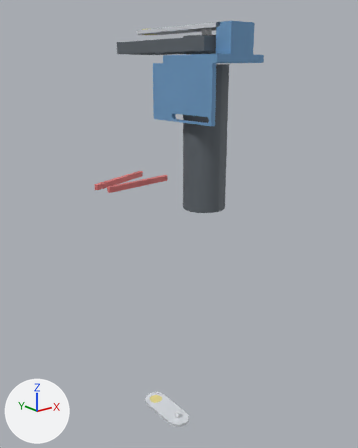
The glTF model cad/advantagescope/Robot_BIOBUZZ/model_1.glb: old version first, new version second.
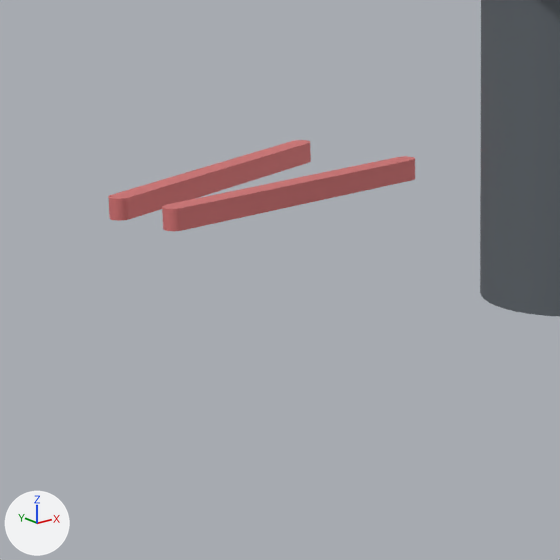
The first picture shows the older version from a 50 mm lens placed at (-0.064, -0.479, 0.165), pointed at (0.211, -0.135, 0.028). The close-ups show the older and then the newer version on the part from 19% to 56% of the width and 31% to 61% of the height of that picture. Only the edits that show in the close-ups are written down. The axes (+X, +Y, +Z) are drawn at lower left. The lights are the same throughout.

Names of what the first close-up shows: 'part_3', 'part_5'.
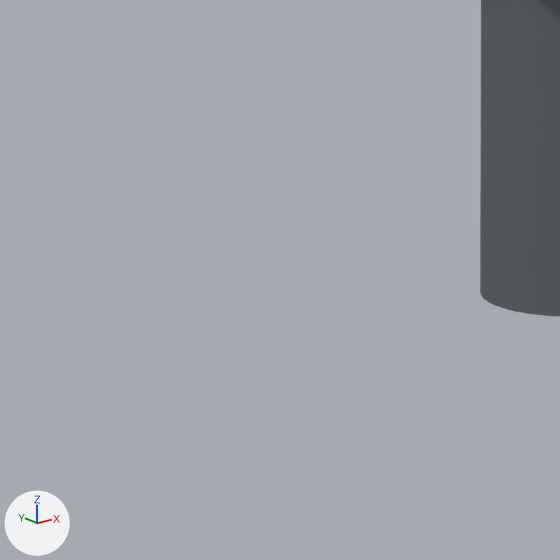
The change, as a diff of the scene's bpy script:
```diff
--- a/cad/advantagescope/Robot_BIOBUZZ/model_1.glb.py
+++ b/cad/advantagescope/Robot_BIOBUZZ/model_1.glb.py
@@ ob_part_5 @@
-ob_part_5 = bpy.data.objects.new('part_5', me_part_5)
-ob_part_5.location = (0.0, 0.0, 0.0)
```

Boxes (x1, y1, x2, y2) around the edits, measured in the close-ups (560 x 560 px):
'part_5', deleted: before (108, 140, 415, 231)
